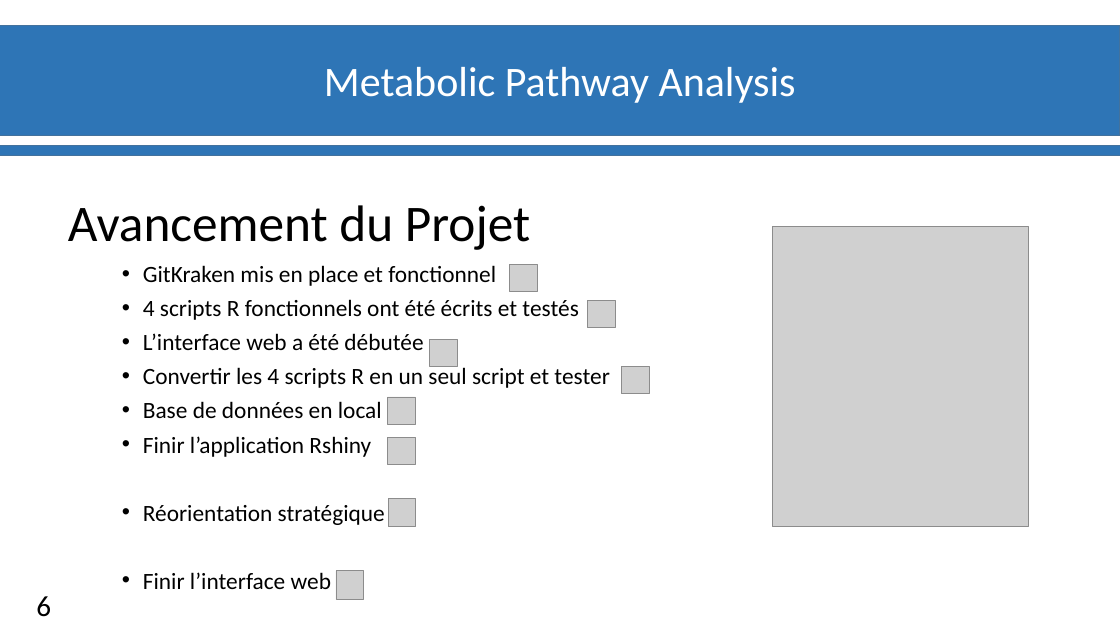
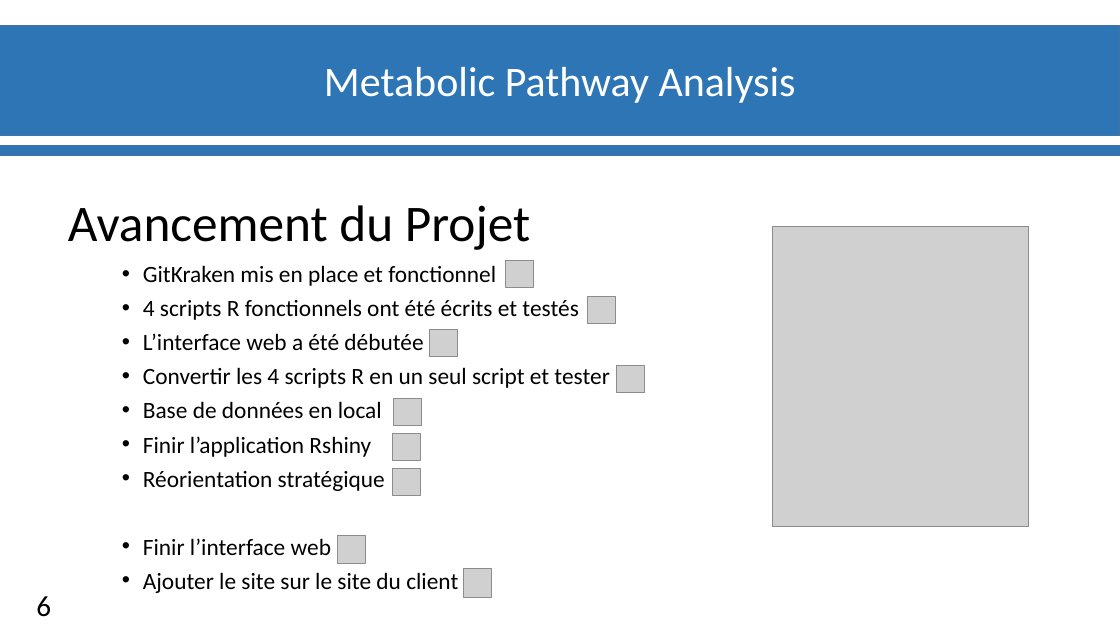
Before and after one commit to Ylefol/projet-INSERM_V5, a slide deck: slide 7 of Slides/Diapos_Suivit_projet.pptx. Drawn at 1120x630 pixels with LibreOffice and Linux fonts; fonts in the diff are those of the drawing; grey boxes stand for pictures; background and template pictures are left out. Boxes give left, top, right and bottom in pixels: in the first picture for what was removed or moved away, otherwise in the second. Text is boxed around its words. In the diff, an @@ line names an element or a change of style, - is before the commit and + after.

```diff
--- a/Slides/Diapos_Suivit_projet.pptx
+++ b/Slides/Diapos_Suivit_projet.pptx
@@ picture: place and size @@
-picture at [509,265,537,292]
+picture at [506,260,534,287]
@@ picture: place and size @@
-picture at [587,301,615,328]
+picture at [587,297,615,323]
@@ picture: place and size @@
-picture at [429,339,457,366]
+picture at [429,330,457,357]
@@ picture: place and size @@
-picture at [621,367,649,394]
+picture at [617,365,644,392]
@@ picture: place and size @@
-picture at [387,397,415,424]
+picture at [393,398,421,425]
@@ picture: place and size @@
-picture at [387,438,415,465]
+picture at [392,434,420,461]
@@ picture added at [392,469,420,496] @@
@@ picture: place and size @@
-picture at [336,571,364,600]
+picture at [338,535,365,564]
@@ picture: place and size @@
-picture at [388,498,416,527]
+picture at [464,569,492,597]
@@ text at [143,572,458,593]: paragraph added @@
+• Ajouter le site sur le site du client
```
Also in this commit, not shown: 3 other slides changed, 2 slides added.
